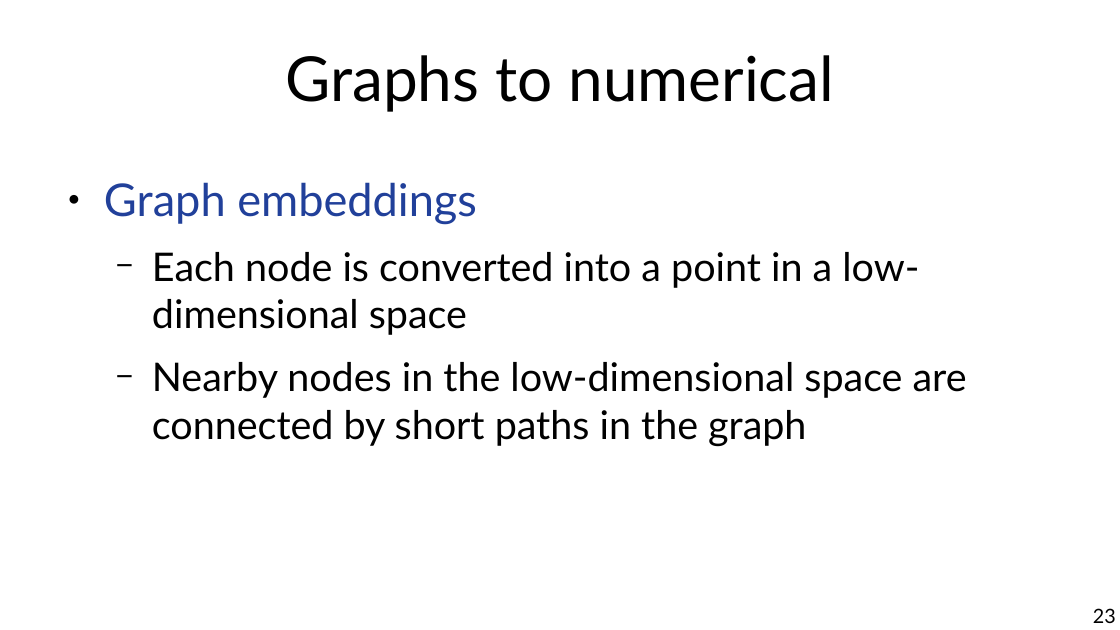
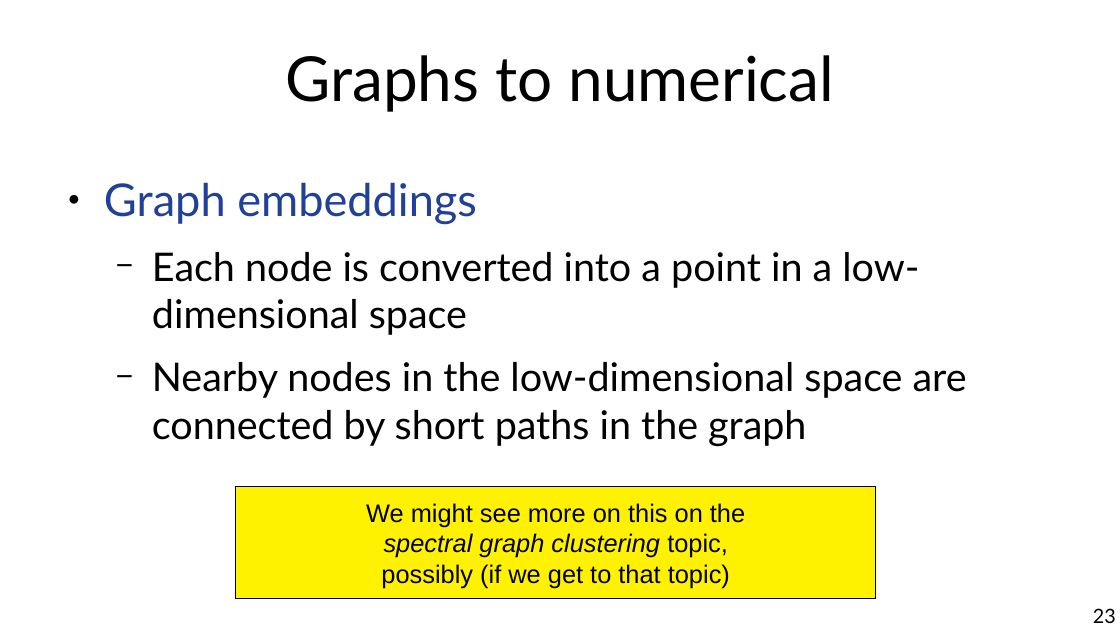
Before and after one commit to marco-calautti/data-mining-course, a slide deck: slide 23 of theory/tt02_data_preparation.odp. Drawn at 1120x630 pixels with LibreOffice and Linux fonts; fonts in the diff are those of the drawing. Boxes give left, top, right and bottom in pixels: in the first picture for what was removed or moved away, otherwise in the second. Text is boxed around its words. In the diff, an @@ line names an element or a change of style, - is before the commit and + after.

```diff
--- a/theory/tt02_data_preparation.odp
+++ b/theory/tt02_data_preparation.odp
@@ rectangle added at [236, 487, 876, 599], fill #FFF200, outline #000000 0 pt, 18 pt, text #000000 @@
+We might see more on this on the
+spectral graph clustering topic,
+possibly (if we get to that topic)
```
Also in this commit, not shown: 2 other slides changed.
